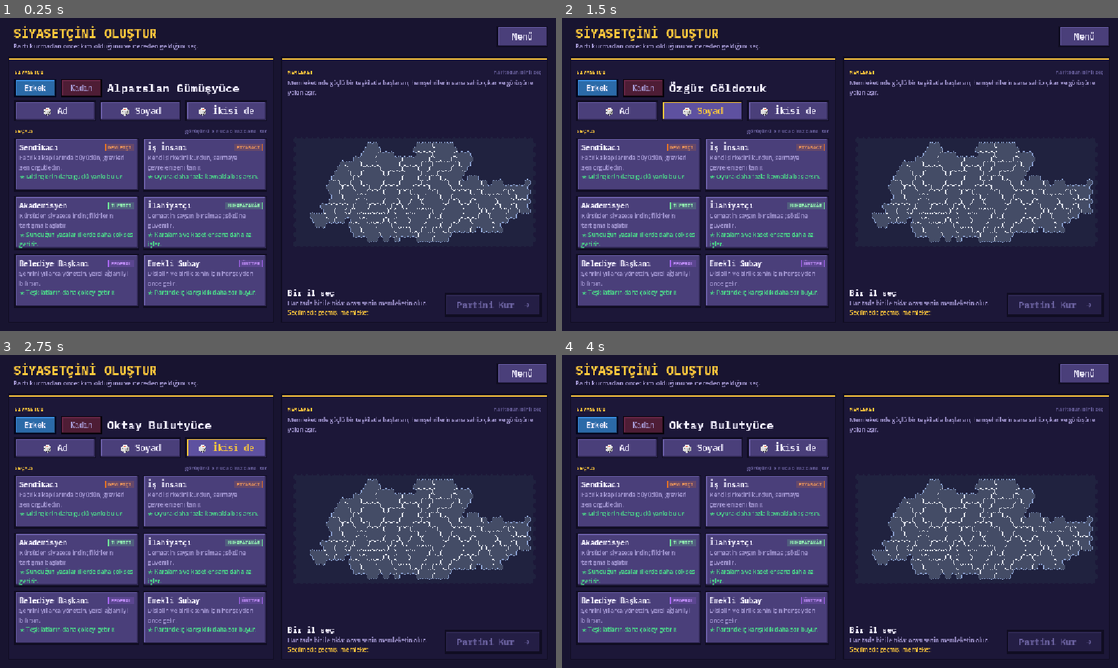
Above: before the commit, frames 1-4 (two rows, left to right).
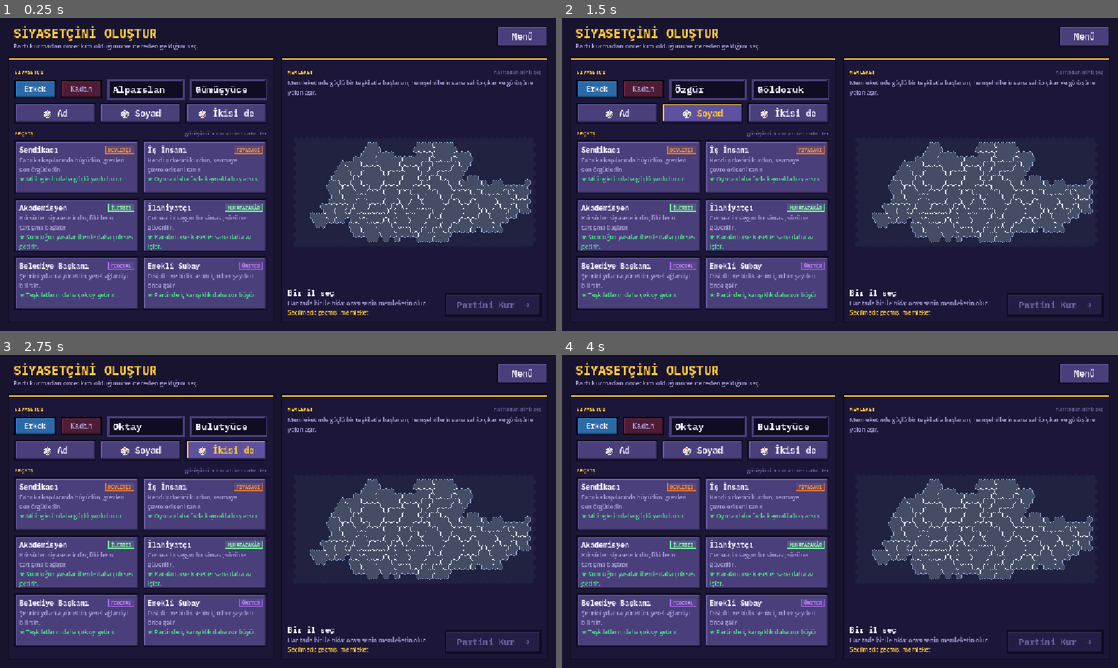
Above: after the commit, the same moments.

Repository: TriQue06/siyaset_oyunu_test_experimental
Game: Godot game, scene res://scenes/PoliticianSetup.tscn
The game is run twice, just before and just after one commit, with the same random seed, the same clock (stepped at 60 frames per second) and the same inputs. This scene is started directly instead of the project's main scene. Sound files missing from this copy of the repository are replaced by a short silence.
Inputs:
- Up to frame 1 (0.25 s): no input
- Up to frame 2 (1.5 s): click "🎲 Ad" at 0.5 s; click "🎲 Soyad" at 1.25 s
- Up to frame 3 (2.75 s): click "🎲 İkisi de" at 2 s
- Up to frame 4 (4 s): click "Menü" at 2.75 s; click "Devam Et (ESC)" at 3.5 s

The runs differ from the first frame. In frame 1, 10% of the frame differs, in the area x 2-48%, y 19-93%; in frame 2, 10%; in frame 3, 10%; in frame 4, 10%.

Commit message:
Sürüm 0.0.137: elle isim girişi, anayasada sayım yöntemi, bölünen partiye yeni lider, yardımcının meclis oyu görünür
Co-Authored-By: Claude Opus 5.5 <noreply@anthropic.com>

Diff:
--- a/siyaset-oyunu/project.godot
+++ b/siyaset-oyunu/project.godot
@@ -11,7 +11,7 @@
 [application]
 
 config/name="Siyaset Oyunu"
-config/version="0.0.136"
+config/version="0.0.137"
 run/main_scene="res://scenes/Lobby.tscn"
 config/quit_on_go_back=false
 config/features=PackedStringArray("4.7", "Forward Plus")
--- a/siyaset-oyunu/scripts/card_manager.gd
+++ b/siyaset-oyunu/scripts/card_manager.gd
@@ -1734,8 +1734,13 @@
 ## bazı il teşkilatları ona geçer.
 func _split_party(parent: int) -> void:
 	var parent_name := _party_name(parent)
-	var splinter := MultiplayerManager.add_splinter_bot("Muhalif Kanat")
+	# Ayrılanların başında YENİ bir siyasetçi var (ana partinin adamı değil).
+	var bot_name := PoliticianPresets.random_name(PoliticianPresets.used_surnames())
+	var splinter := MultiplayerManager.add_splinter_bot("%s %s" % [bot_name["first_name"], bot_name["surname"]])
 	PartyManager.add_splinter_party(splinter, parent, _splinter_name(parent_name))
+	var home := String(_province_ids[_rng.randi() % _province_ids.size()]) if not _province_ids.is_empty() else ""
+	PartyManager.set_politician_host(splinter, PoliticianPresets.make(bot_name["first_name"], bot_name["surname"],
+		PoliticianPresets.random_background(), home, bot_name["gender"]))
 	turn_order.append(splinter)
 	inventories[splinter] = []
 	mana[splinter] = float(GameRules.MANA_PER_ROUND)
@@ -1759,8 +1764,8 @@
 	turmoil[parent] = PublicOpinion.SPLIT_AFTER_TURMOIL
 	splinters[splinter] = {"parent": parent, "elections": 0, "since": round_number}
 	_push_state({"type": "party_split", "peer_id": parent, "message":
-		"%s BÖLÜNDÜ! Parti içi karışıklık sonunda %d milletvekili ayrılıp %s'yi kurdu." % [
-		parent_name, moved, _party_name(splinter)]}, true)
+		"%s BÖLÜNDÜ! Parti içi karışıklık sonunda %d milletvekili %s önderliğinde ayrılıp %s'yi kurdu." % [
+		parent_name, moved, PoliticianPresets.display_name(splinter), _party_name(splinter)]}, true)
 
 ## Tur sonu: ayrılan parti en erken 1, en geç 4 seçim atlattıktan sonra ana
 ## partisine BÜTÜN vekilleri ve teşkilatlarıyla geri döner. Erken dönüş için
--- a/siyaset-oyunu/scripts/game_screen.gd
+++ b/siyaset-oyunu/scripts/game_screen.gd
@@ -581,9 +581,19 @@
 	var entries: Array = []
 	for peer_id in ids:
 		var color: Color = PartyManager.data_of(peer_id).get("bg_color", Color(0.5, 0.5, 0.5))
-		if voting and GovernmentManager.votes.has(peer_id):
-			color = VOTE_COLORS[int(GovernmentManager.votes[peer_id])]
-		entries.append({"seats": int(CardManager.last_seats[peer_id]), "color": color})
+		var seats := int(CardManager.last_seats[peer_id])
+		# İki kişilik partide genel başkan 2/3'ünü, yardımcı 1/3'ünü yönetir:
+		# her parça kendi verdiği oyun rengine bürünür.
+		var deputy := PartyManager.deputy_of(int(peer_id))
+		var parts: Array = [[int(peer_id), seats]]
+		if voting and deputy != -1 and not GovernmentManager.is_coalition_stage():
+			var leader_part := GovernmentManager.vote_weight(int(peer_id))
+			parts = [[int(peer_id), leader_part], [deputy, seats - leader_part]]
+		for part in parts:
+			var part_color := color
+			if voting and GovernmentManager.votes.has(part[0]):
+				part_color = VOTE_COLORS[int(GovernmentManager.votes[part[0]])]
+			entries.append({"seats": int(part[1]), "color": part_color})
 	if entries.is_empty():
 		# İlk seçimden önce: bembeyaz, boş bir meclis (yasa dairesi buraya sürüklenir).
 		entries.append({"seats": CardManager.TOTAL_SEATS, "color": EMPTY_SEAT_COLOR})
--- a/siyaset-oyunu/scripts/government_hud.gd
+++ b/siyaset-oyunu/scripts/government_hud.gd
@@ -267,10 +267,13 @@
 				]
 			if GovernmentManager.proposal_kind == GovernmentManager.KIND_CONSTITUTION:
 				var payload := GovernmentManager.proposal_assignments
-				return "ANAYASA DEĞİŞİKLİĞİ oylanıyor — %s getirdi · baraj %%%s, seçimler %d yılda bir
+				var method := String(payload.get("seat_method", MultiplayerManager.seat_method))
+				return "ANAYASA DEĞİŞİKLİĞİ oylanıyor — %s getirdi · baraj %%%s, seçimler %d yılda bir, sayım: %s%s
 EVET %d / gereken %d (2/3) · %s kaldı%s" % [
 					party_name_of(GovernmentManager.proposal_peer_id),
 					String.num(float(payload.get("threshold", 0.0)), 1), int(payload.get("interval", 0)),
+					ElectionModel.method_title(method),
+					" (değişmiyor)" if method == MultiplayerManager.seat_method else " (şu an: %s)" % ElectionModel.method_title(MultiplayerManager.seat_method),
 					totals_now.x, GovernmentManager.constitution_threshold_seats(), time_text, mine,
 				]
 			return "GENSORU oylanıyor — %d/%d oy, %s kaldı%s" % [
--- a/siyaset-oyunu/scripts/politician_presets.gd
+++ b/siyaset-oyunu/scripts/politician_presets.gd
@@ -183,6 +183,40 @@
 		and String(data.get("first_name", "")) != "" and String(data.get("surname", "")) != "" \
 		and not is_banned_surname(String(data.get("surname", "")))
 
+## ELLE YAZILAN İSİM: her kelimenin baş harfi büyük, gerisi küçük (Türkçe
+## i/İ, ı/I kuralıyla). Harf, boşluk, kesme ve tire dışındakiler atılır.
+const PART_MAX_LENGTH := 20
+static func normalize_name(text: String) -> String:
+	var cleaned := ""
+	for ch in text:
+		if ch == " " or ch == "'" or ch == "-" or ch.to_upper() != ch.to_lower() or "çğıöşüÇĞİÖŞÜ".contains(ch):
+			cleaned += ch
+	while cleaned.contains("  "):
+		cleaned = cleaned.replace("  ", " ")
+	cleaned = cleaned.lstrip(" ").left(PART_MAX_LENGTH)
+	var result := ""
+	var start := true
+	for ch in cleaned:
+		if ch == " " or ch == "-" or ch == "'":
+			result += ch
+			start = ch != "'"
+			continue
+		result += _upper_tr(ch) if start else _lower_tr(ch)
+		start = false
+	return result
+
+static func _upper_tr(ch: String) -> String:
+	match ch:
+		"i": return "İ"
+		"ı": return "I"
+	return ch.to_upper()
+
+static func _lower_tr(ch: String) -> String:
+	match ch:
+		"I": return "ı"
+		"İ": return "i"
+	return ch.to_lower()
+
 static func is_banned_surname(surname: String) -> bool:
 	var key := surname.strip_edges().to_lower()
 	for banned in BANNED_SURNAMES:
--- a/siyaset-oyunu/scripts/politician_setup.gd
+++ b/siyaset-oyunu/scripts/politician_setup.gd
@@ -28,7 +28,8 @@
 var _gender_buttons: Dictionary = {}   # "m"/"f" -> Button
 var _first_name: String = ""
 var _surname: String = ""
-var _name_label: Label
+var _first_edit: LineEdit
+var _surname_edit: LineEdit
 var _cards: Dictionary = {}          # background id -> Button
 var _map_clip: Control
 var _map: Node2D
@@ -102,10 +103,11 @@
 		gb.pressed.connect(_on_gender_pressed.bind(g))
 		name_row.add_child(gb)
 		_gender_buttons[g] = gb
-	_name_label = UiTheme.mono_label("", 24, UiTheme.TEXT, true)
-	_name_label.size_flags_horizontal = Control.SIZE_EXPAND_FILL
-	_name_label.clip_text = true
-	name_row.add_child(_name_label)
+	# Ad ve soyad elle de yazılabilir; baş harfler zorla büyük yapılır.
+	_first_edit = _name_edit("Ad")
+	name_row.add_child(_first_edit)
+	_surname_edit = _name_edit("Soyad")
+	name_row.add_child(_surname_edit)
 	# Üç zar: sadece ad, sadece soyad, ikisi birden (sınırsız basılır).
 	var dice_row := HBoxContainer.new()
 	dice_row.add_theme_constant_override("separation", 8)
@@ -275,7 +277,32 @@
 		if _surname != "":
 			avoid.append(_surname)  # her basışta farklı bir soyad
 		_surname = PoliticianPresets.random_surname(avoid)
-	_name_label.text = _full_name()
+	_first_edit.text = _first_name
+	_surname_edit.text = _surname
+	if _continue != null:
+		_refresh()
+
+func _name_edit(placeholder: String) -> LineEdit:
+	var edit := LineEdit.new()
+	edit.placeholder_text = placeholder
+	edit.max_length = PoliticianPresets.PART_MAX_LENGTH
+	edit.size_flags_horizontal = Control.SIZE_EXPAND_FILL
+	edit.custom_minimum_size = Vector2(0, 40)
+	edit.add_theme_font_override("font", UiTheme.mono(true))
+	edit.add_theme_font_size_override("font_size", 20)
+	edit.text_changed.connect(_on_name_typed.bind(edit))
+	return edit
+
+func _on_name_typed(text: String, edit: LineEdit) -> void:
+	var fixed := PoliticianPresets.normalize_name(text)
+	if fixed != text:
+		var caret := edit.caret_column
+		edit.text = fixed
+		edit.caret_column = mini(caret, fixed.length())
+	if edit == _first_edit:
+		_first_name = fixed.strip_edges()
+	else:
+		_surname = fixed.strip_edges()
 	if _continue != null:
 		_refresh()
 
@@ -334,7 +361,8 @@
 	_info_body.text = "Senin memleketin." if id == _hometown else "Seçmek için tıkla."
 
 func _is_complete() -> bool:
-	return _surname != "" and _background_id != "" and _hometown != ""
+	return _first_name != "" and _surname != "" and not PoliticianPresets.is_banned_surname(_surname) \
+		and _background_id != "" and _hometown != ""
 
 func _on_continue_pressed() -> void:
 	if not _is_complete():
Not shown, changed: siyaset-oyunu/export_presets.cfg
